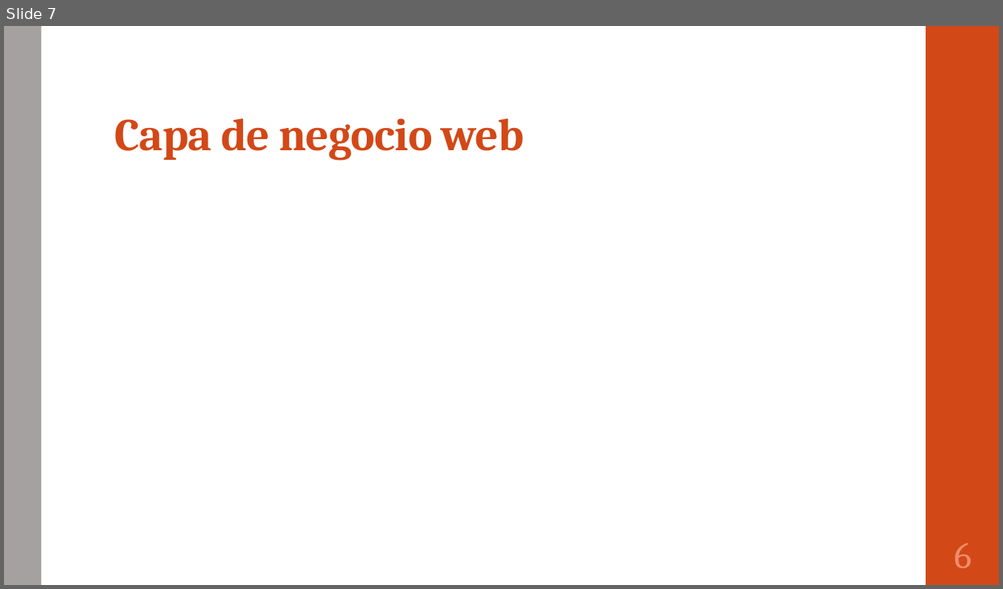
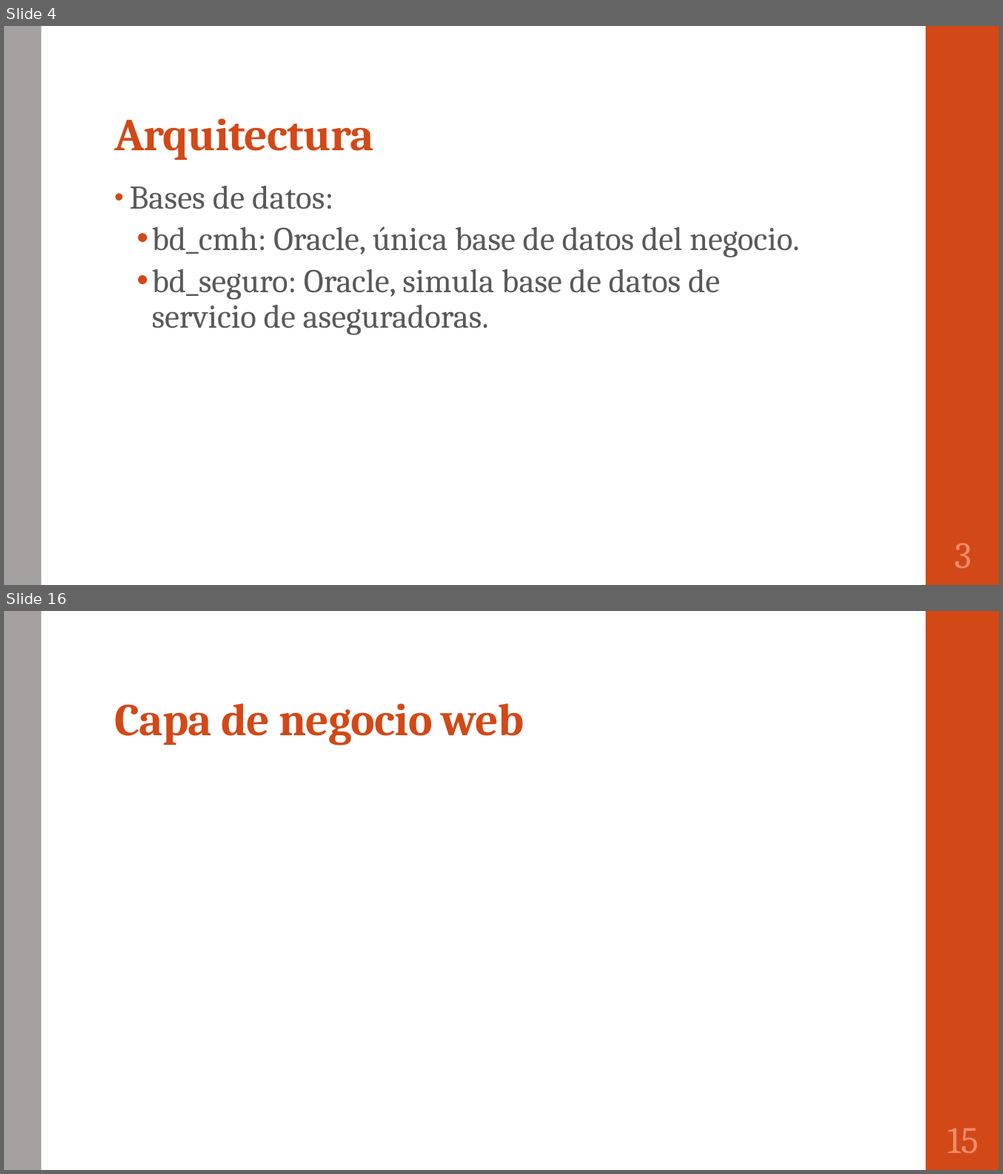
Before and after one commit to portafolio2016/hipocrates, a slide deck: Plantilla presentacion final.pptx. Shown one above the other, each under a label of ours: slide 7 before the commit, slides 4 and 16 after it; the slides between them are not shown. The pictures are 1003x589 and 1003x1174 pixels, drawn with LibreOffice and Linux fonts; fonts in the diff are those of the drawing. Boxes give left, top, right and bottom in pixels: in the first picture for what was removed or moved away, otherwise in the second. Text is boxed around its words. In the diff, an @@ line names an element or a change of style, - is before the commit and + after.

```diff
--- a/Plantilla presentacion final.pptx
+++ b/Plantilla presentacion final.pptx
@@ slide 4 added at [4,26,999,585], background #FFFFFF; not listed: 2 template elements that a slide beside it also shows @@
@@ title added at [114,118,374,160], 44 pt, text #D34817, bold @@
+Arquitectura
@@ text added at [129,186,799,335], 32 pt, text #595959 @@
+• Bases de datos:
+  • bd_cmh: Oracle, única base de datos del negocio.
+  • bd_seguro: Oracle, simula base de datos de servicio de aseguradoras.
@@ page number added at [954,543,971,568], 36 pt, text #EF8C6A @@
+3
@@ what was slide 7 is now slide 16 @@
@@ page number at [947,1128,978,1153]: text changed @@
-6
+15
```
Also in this commit, not shown: 6 slides changed, 8 other slides added.
